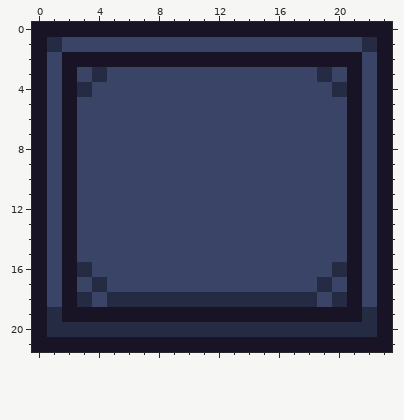
File history of a pixel-art sprite, Assets/Sprites/BoonSlotUI.png. The picture above is the old version.
The file is 24x22 pixels.
After the commit:
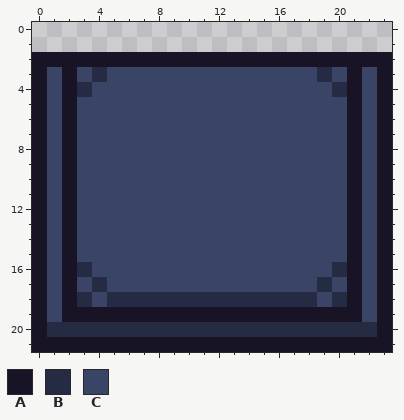
Palette (. is transparent): A #181425  B #262b44  C #3a4466
Difference:
Colour A replaces colour C in row 2 at x 1 and 22.
Colour C replaces colour B in row 19 at x 1 and 22.
Colour A is removed in row 0 at x 0 to 23; in row 1 at x 0 and 23.
Colour B is removed in row 1 at x 1 and 22.
Colour C is removed in row 1 at x 2 to 21.
Where, in picture pixels (left, top, right, bottom), the same in both pictures:
changed: (32, 22, 392, 67)
changed: (47, 307, 62, 322)
changed: (362, 307, 377, 322)
